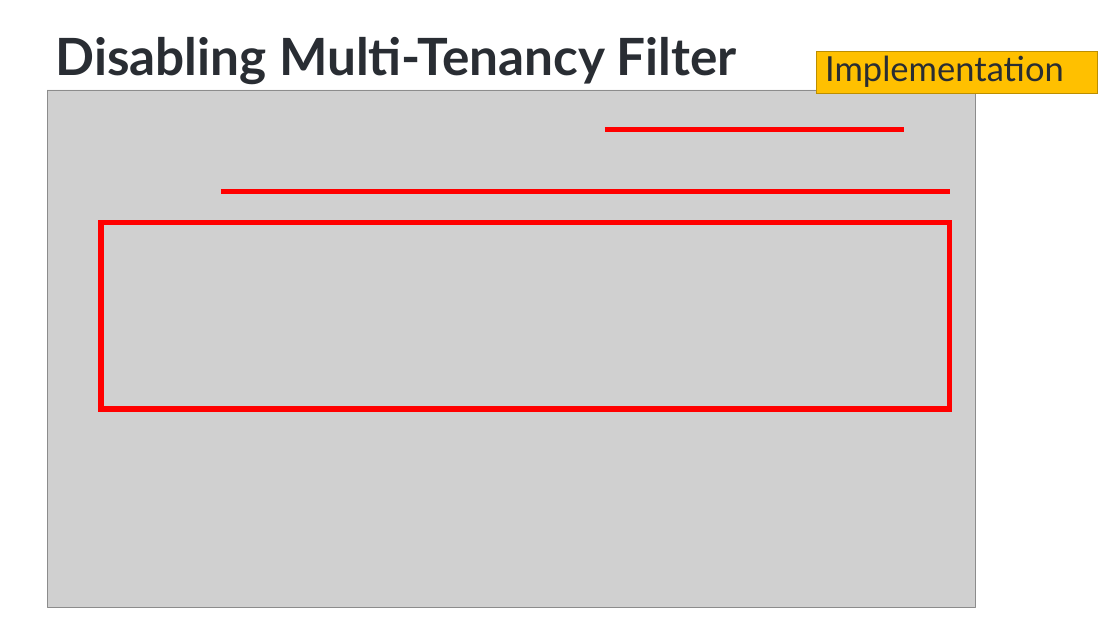
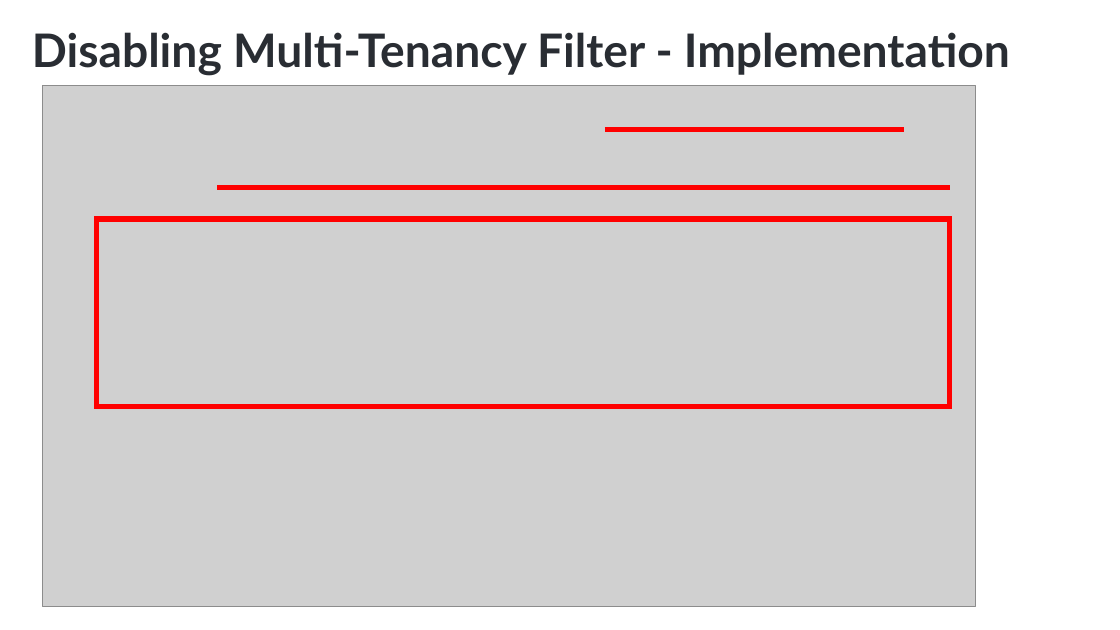
Before and after one commit to ebicoglu/presentations, a slide deck: slide 38 of multi-tenancy-wearedevelopers-2025_30mins.pptx. Drawn at 1120x630 pixels with LibreOffice and Linux fonts; fonts in the diff are those of the drawing; grey boxes stand for pictures; background and template pictures are left out. Boxes give left, top, right and bottom in pixels: in the first picture for what was removed or moved away, otherwise in the second. Text is boxed around its words. In the diff, an @@ line names an element or a change of style, - is before the commit and + after.

```diff
--- a/multi-tenancy-wearedevelopers-2025_30mins.pptx
+++ b/multi-tenancy-wearedevelopers-2025_30mins.pptx
@@ title at (32,32,1010,76): text changed; size 44 to 39.6 pt @@
-Disabling Multi-Tenancy Filter
+Disabling Multi-Tenancy Filter - Implementation
@@ rectangle removed at (817,51,1098,94) @@
-Implementation
@@ picture: place and size @@
-picture at (47,90,975,607)
+picture at (42,86,975,607)
@@ line moved from (221, 192) - (950, 192) to (217, 187) - (950, 187) @@
@@ rectangle: place and size @@
-rectangle at (101,223,950,409)
+rectangle at (97,219,950,407)
```
Also in this commit, not shown: 14 other slides changed.
